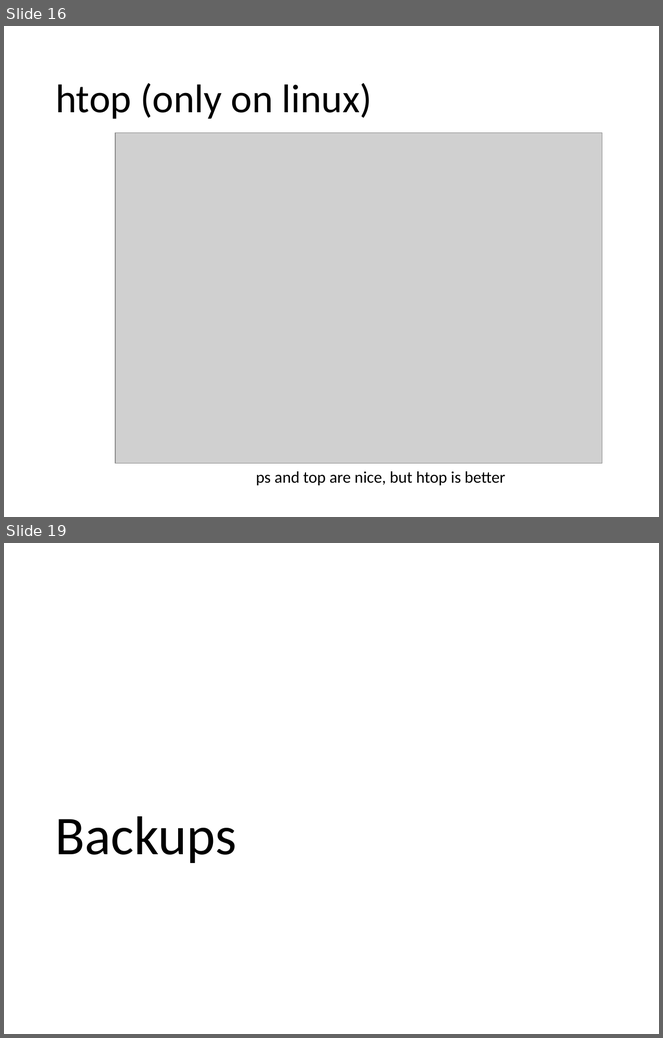
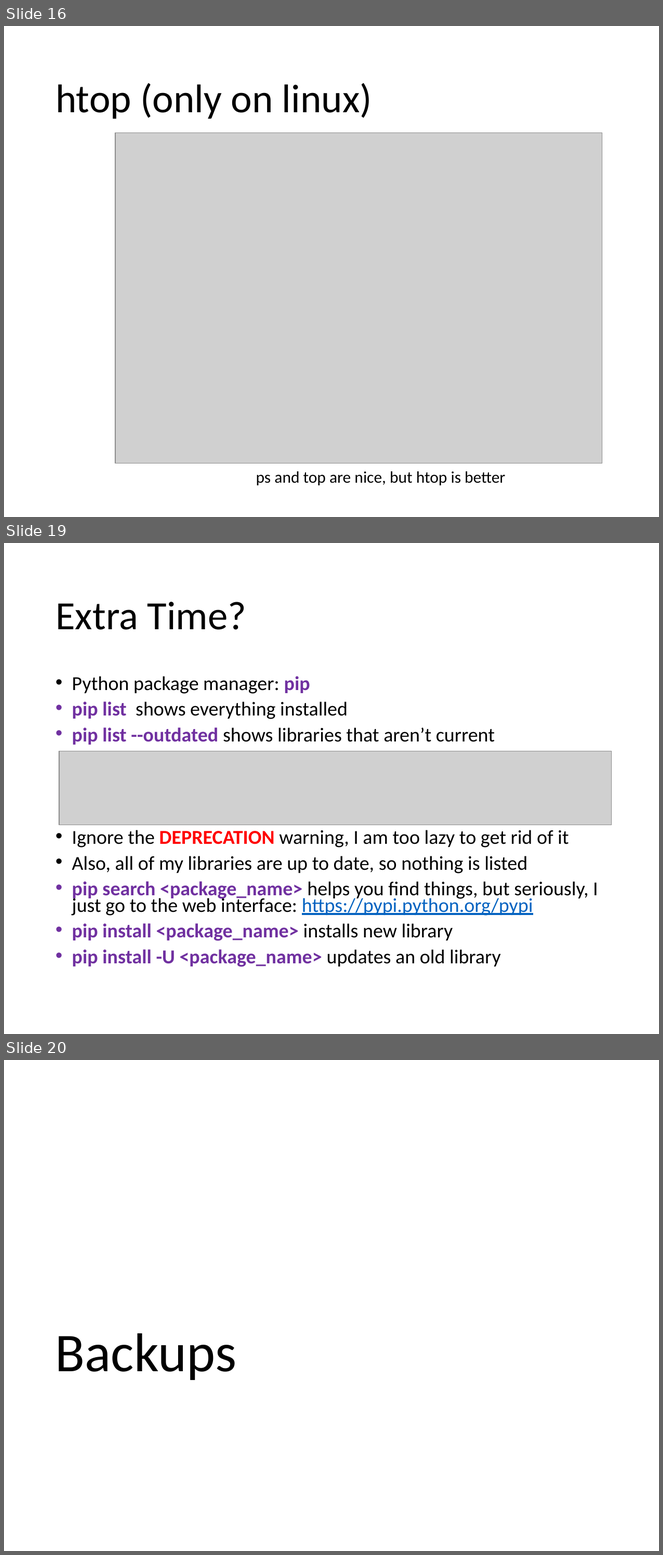
Before and after one commit to MarsUniversity/ece387-robotics, a slide deck: website/block_1_basics/lsn2/lsn2-linux.pptx. Shown one above the other, each under a label of ours: slides 16 and 19 before the commit, slides 16, 19 and 20 after it; the slides between them are not shown. The pictures are 663x1038 and 663x1555 pixels, drawn with LibreOffice and Linux fonts; fonts in the diff are those of the drawing; grey boxes stand for pictures. Boxes give left, top, right and bottom in pixels: in the first picture for what was removed or moved away, otherwise in the second. Text is boxed around its words. In the diff, an @@ line names an element or a change of style, - is before the commit and + after.

```diff
--- a/website/block_1_basics/lsn2/lsn2-linux.pptx
+++ b/website/block_1_basics/lsn2/lsn2-linux.pptx
@@ slide 19 added at box(4, 543, 659, 1034), background #FFFFFF @@
@@ title added at box(55, 602, 246, 630), 44 pt, text #000000 @@
+Extra Time?
@@ text added at box(72, 676, 598, 967), 21.7 pt, text #000000 @@
+• Python package manager: pip
+• pip list shows everything installed
+• pip list --outdated shows libraries that aren’t current
+• Ignore the DEPRECATION warning, I am too lazy to get rid of it
+• Also, all of my libraries are up to date, so nothing is listed
+• pip search <package_name> helps you find things, but seriously, I just go to the web interface: https://pypi.python.org/pypi
+• pip install <package_name> installs new library
+• pip install -U <package_name> updates an old library
@@ picture added at box(59, 752, 612, 825) @@
@@ what was slide 19 is now slide 20 @@
```
Also in this commit, not shown: 7 slides changed, 1 other slide added.
